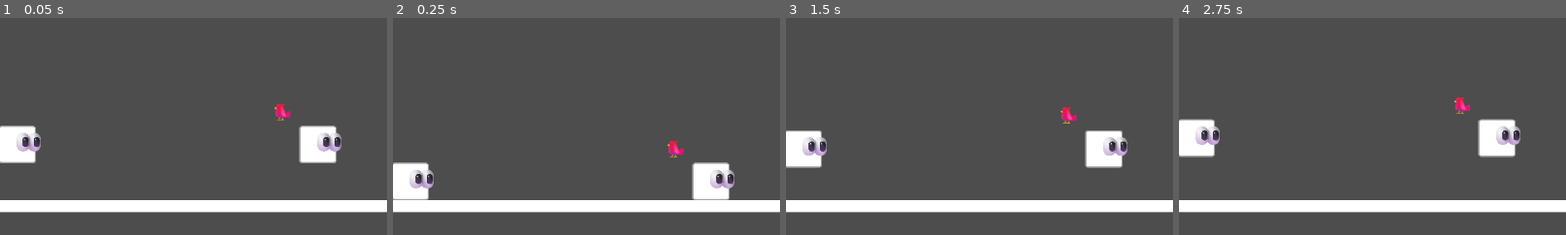
Above: before the commit, frames 1-4 (left to right).
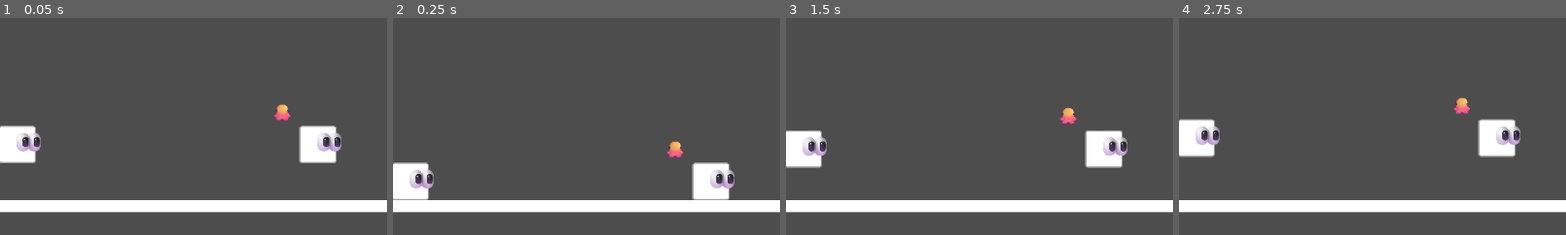
Above: after the commit, the same moments.

Repository: oixel/SCFG
Game: Godot game, scene res://main.tscn
Same seed, same stepped clock (60 frames per second), same inputs: the game is played once before the commit and once after it.
Inputs:
- Up to frame 1 (0.05 s): no input
- Up to frame 2 (0.25 s): no input
- Up to frame 3 (1.5 s): tap Enter at 0.5 s; hold R 0.53-1.28 s; tap Space at 1.25 s; tap R at 1.35 s
- Up to frame 4 (2.75 s): tap Enter at 2 s; hold R from 2.03 s (still down)
The pictures show only the part of the screen within x 28-78%, y 44-94%; the shares and areas given below are measured in that part.

The runs differ from the first frame. In frame 1, 0.3% of the frame differs, in the area x 70-76%, y 39-48%; in frame 2, 0.3%; in frame 3, 0.3%; in frame 4, 0.3%.

Commit message:
Change player2 totem to octopus

Diff:
--- a/main.tscn
+++ b/main.tscn
@@ -50,6 +50,7 @@
 [node name="P2_Totem" parent="." node_paths=PackedStringArray("player") instance=ExtResource("3_jk62i")]
 position = Vector2(745, 416)
 player = NodePath("../Player2")
+totem_name = "Octopus"
 
 [node name="Environment" type="Node2D" parent="."]
 position = Vector2(587, 280)
